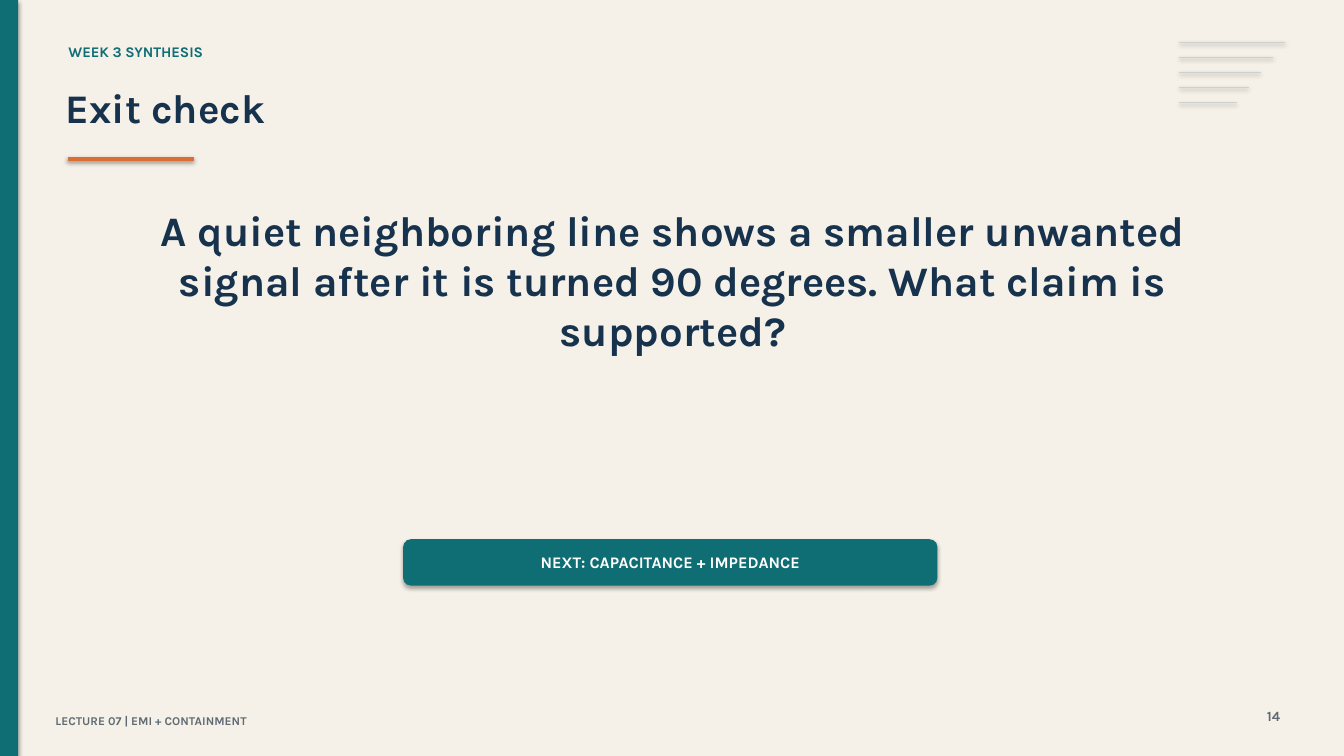
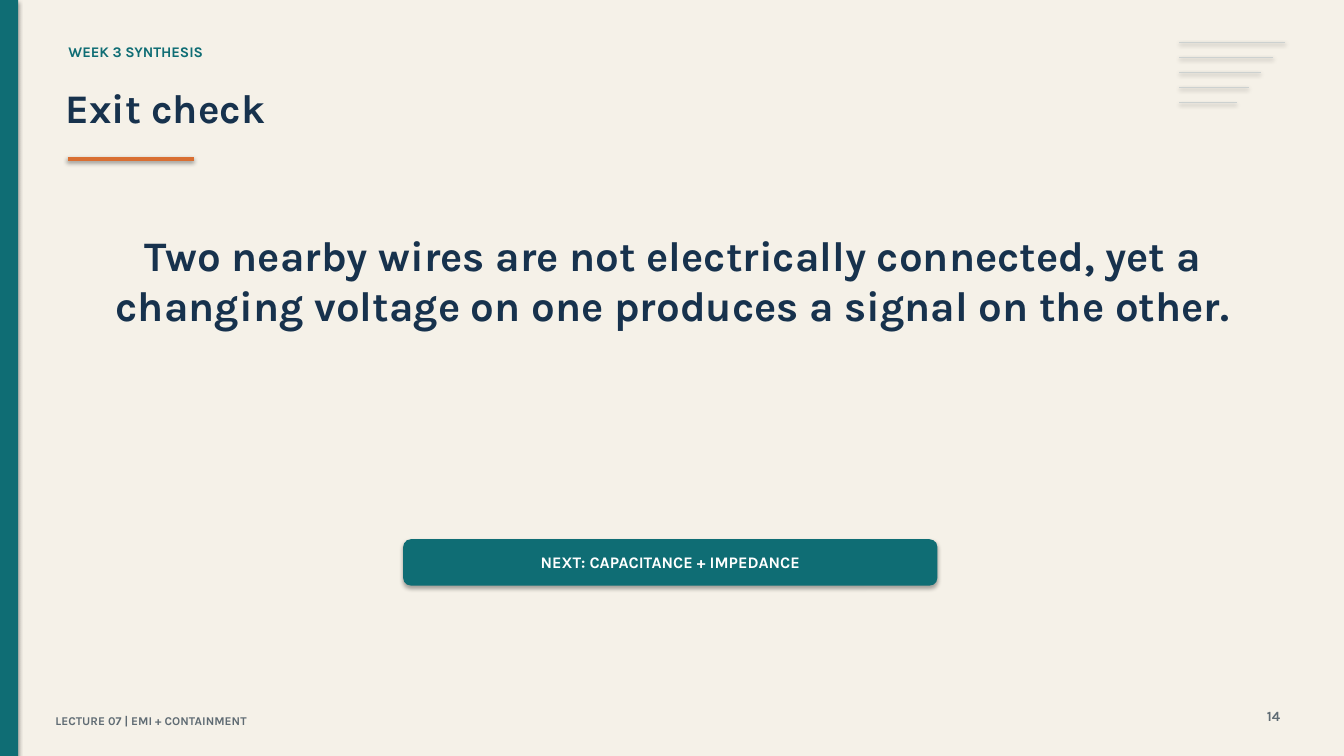
Before and after one commit to cyber-327/cyber-327.github.io, a slide deck: slide 8 of assets/slides/lecture-07-slides.pptx. Drawn at 1344x756 pixels with LibreOffice and Linux fonts; fonts in the diff are those of the drawing. Boxes give left, top, right and bottom in pixels: in the first picture for what was removed or moved away, otherwise in the second. Text is boxed around its words. In the diff, an @@ line names an element or a change of style, - is before the commit and + after.

```diff
--- a/assets/slides/lecture-07-slides.pptx
+++ b/assets/slides/lecture-07-slides.pptx
@@ text at (x1=116, y1=241, x2=1229, y2=332): text changed @@
-A quiet neighboring line shows a smaller unwanted signal after it is turned 90 degrees. What claim is supported?
+Two nearby wires are not electrically connected, yet a changing voltage on one produces a signal on the other.
```
Also in this commit, not shown: 2 other files.
